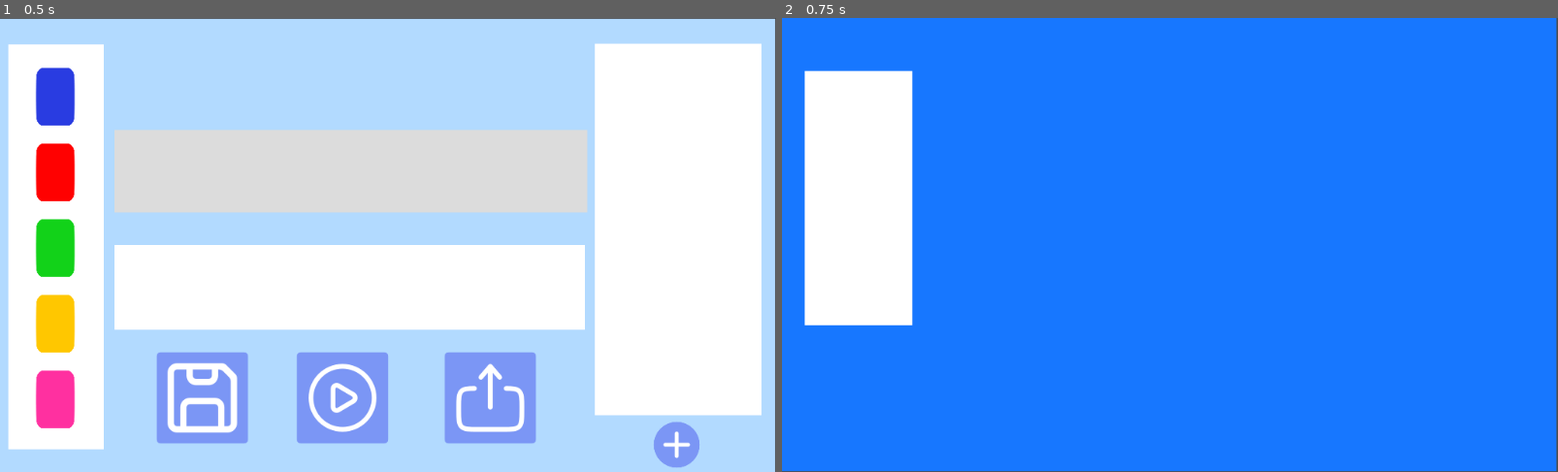
Above: before the commit, frames 1-2 (left to right).
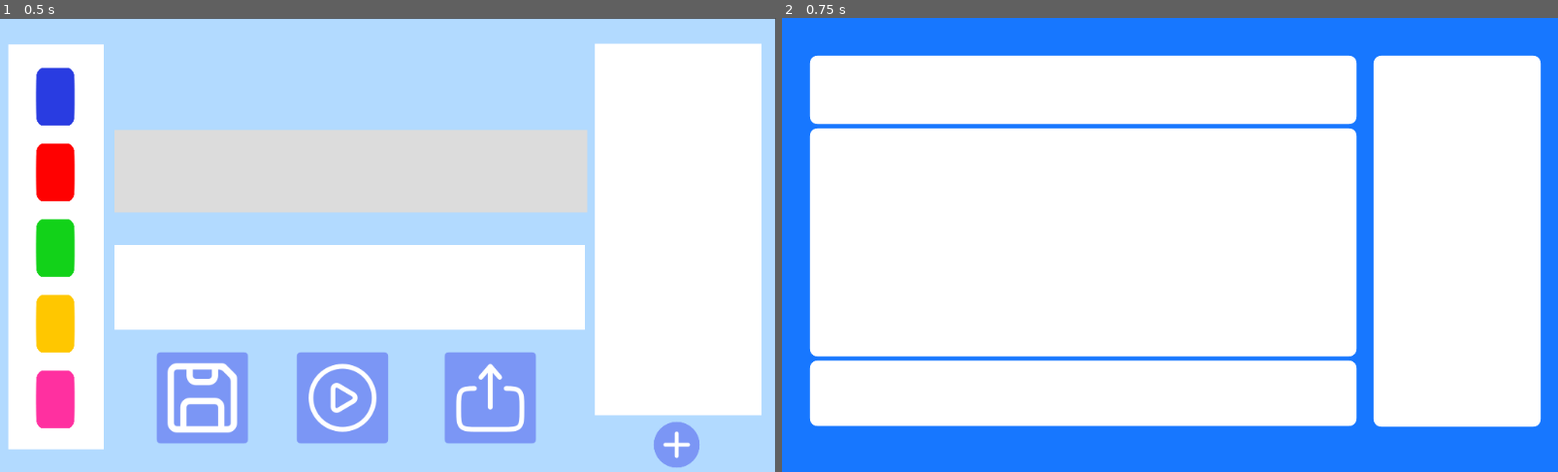
Above: after the commit, the same moments.

Repository: Pertatis/ProjetDomino
Game: Godot game, scene res://Scenes/Main.tscn
The game is run twice, just before and just after one commit, with the same random seed, the same clock (stepped at 60 frames per second) and the same inputs.
Inputs (mouse positions are in pixels of both pictures, inside the frame that each line leads up to):
- Up to frame 1 (0.5 s): no input
- Up to frame 2 (0.75 s): click (1123, 399) at 0.5 s

Frame 1 is identical in both runs. In frame 2, 68% of the frame differs, in the area x 0-100%, y 0-100%.

Commit message:
added base for resolution

Diff:
--- a/Scenes/Resolution.tscn
+++ b/Scenes/Resolution.tscn
@@ -1,14 +1,46 @@
-[gd_scene format=2]
+[gd_scene load_steps=2 format=2]
+
+[sub_resource type="StyleBoxFlat" id=1]
+bg_color = Color( 1, 1, 1, 1 )
+corner_radius_top_left = 10
+corner_radius_top_right = 10
+corner_radius_bottom_right = 10
+corner_radius_bottom_left = 10
 
 [node name="Resolution" type="Node2D"]
 
-[node name="Control" type="ColorRect" parent="."]
-margin_right = 1022.0
-margin_bottom = 599.0
+[node name="Background" type="ColorRect" parent="."]
+margin_right = 1027.0
+margin_bottom = 600.0
 color = Color( 0.0901961, 0.466667, 1, 1 )
 
-[node name="ColorRect" type="ColorRect" parent="Control"]
-margin_left = 30.0
-margin_top = 70.0
-margin_right = 172.0
-margin_bottom = 406.0
+[node name="PaletteRegles" type="Panel" parent="Background"]
+margin_left = 781.0
+margin_top = 50.0
+margin_right = 1001.0
+margin_bottom = 540.0
+custom_styles/panel = SubResource( 1 )
+
+[node name="Base" type="Panel" parent="Background"]
+margin_left = 37.0
+margin_top = 50.0
+margin_right = 758.0
+margin_bottom = 140.0
+custom_styles/panel = SubResource( 1 )
+
+[node name="Position2D" type="Position2D" parent="Background/Base"]
+position = Vector2( 35, 55 )
+
+[node name="Historique" type="Panel" parent="Background"]
+margin_left = 37.0
+margin_top = 146.0
+margin_right = 758.0
+margin_bottom = 447.0
+custom_styles/panel = SubResource( 1 )
+
+[node name="Objectif" type="Panel" parent="Background"]
+margin_left = 37.0
+margin_top = 453.0
+margin_right = 758.0
+margin_bottom = 539.0
+custom_styles/panel = SubResource( 1 )
